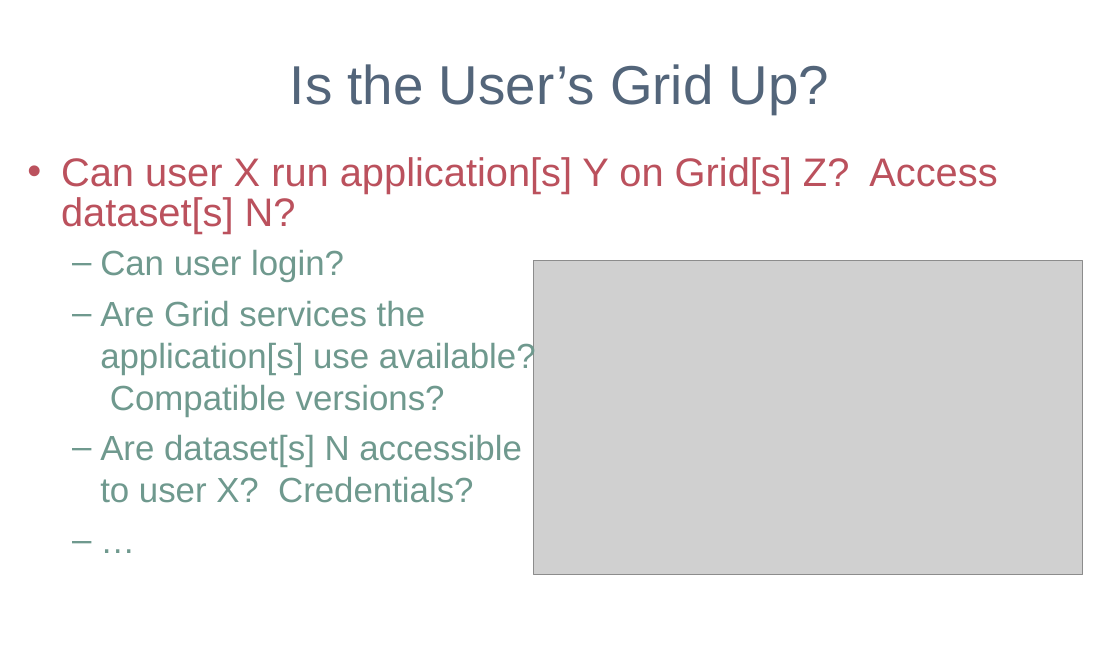
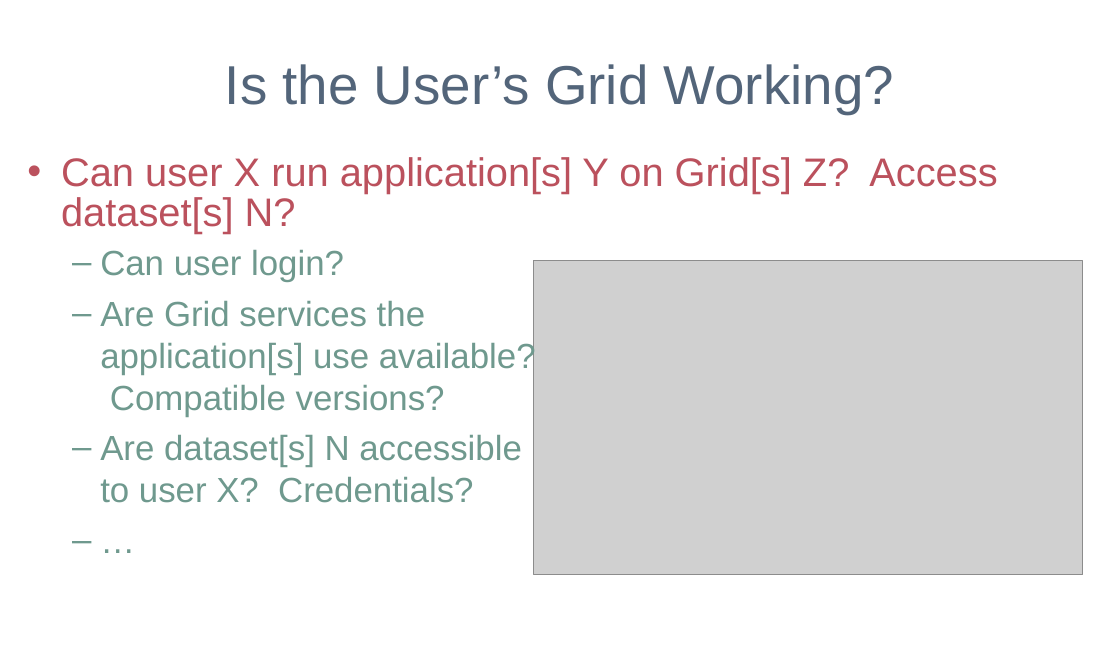
Before and after one commit to IncaProject/inca-xsede, a slide deck: slide 2 of talks/sc06/sc_06.ppt. Drawn at 1120x672 pixels with LibreOffice and Linux fonts; fonts in the diff are those of the drawing; grey boxes stand for pictures; background and template pictures are left out. Boxes give left, top, right and bottom in pixels: in the first picture for what was removed or moved away, otherwise in the second. Text is boxed around its words. In the diff, an @@ line names an element or a change of style, - is before the commit and + after.

```diff
--- a/talks/sc06/sc_06.ppt
+++ b/talks/sc06/sc_06.ppt
@@ title at (225, 64, 894, 114): text changed @@
-Is the User’s Grid Up?
+Is the User’s Grid Working?
```
Also in this commit, not shown: 5 other slides changed, 4 slides added, 1 slide removed.
